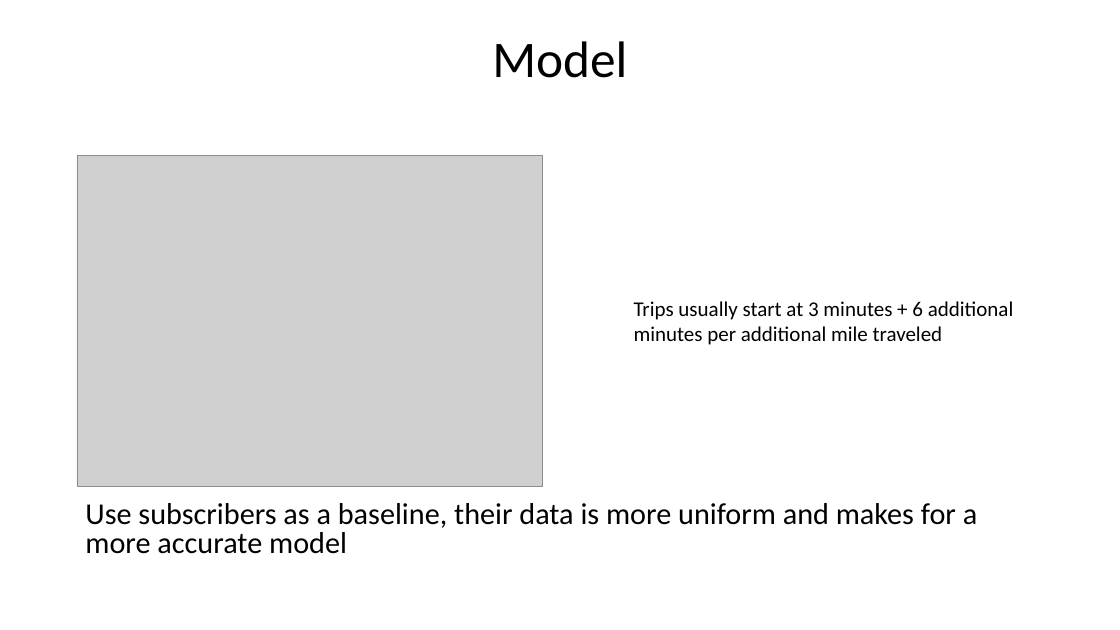
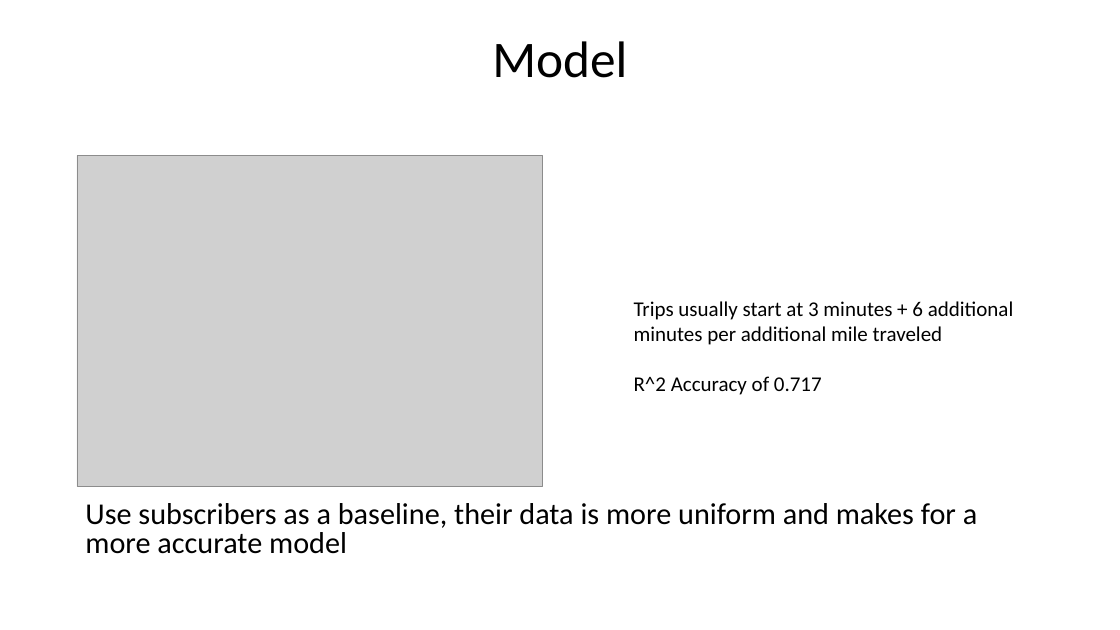
Before and after one commit to ulcire/DevUp-Capstone, a slide deck: slide 8 of Operating Report.pptx. Drawn at 1120x630 pixels with LibreOffice and Linux fonts; fonts in the diff are those of the drawing; grey boxes stand for pictures. Boxes give left, top, right and bottom in pixels: in the first picture for what was removed or moved away, otherwise in the second. Text is boxed around its words. In the diff, an @@ line names an element or a change of style, - is before the commit and + after.

Commit message:
Op Report update

```diff
--- a/Operating Report.pptx
+++ b/Operating Report.pptx
@@ text at (x1=634, y1=376, x2=822, y2=395): paragraph added @@
+R^2 Accuracy of 0.717
```
